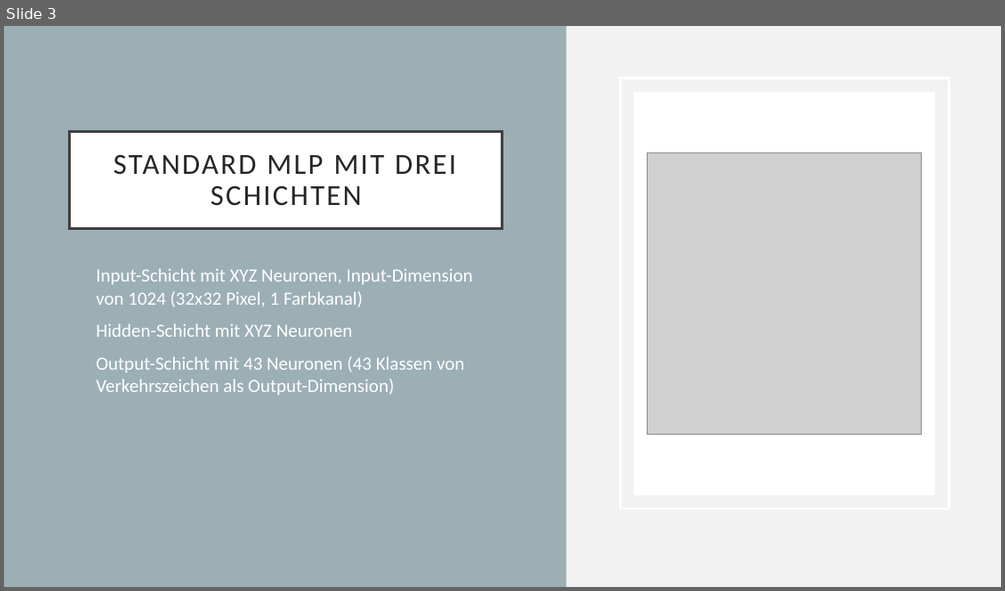
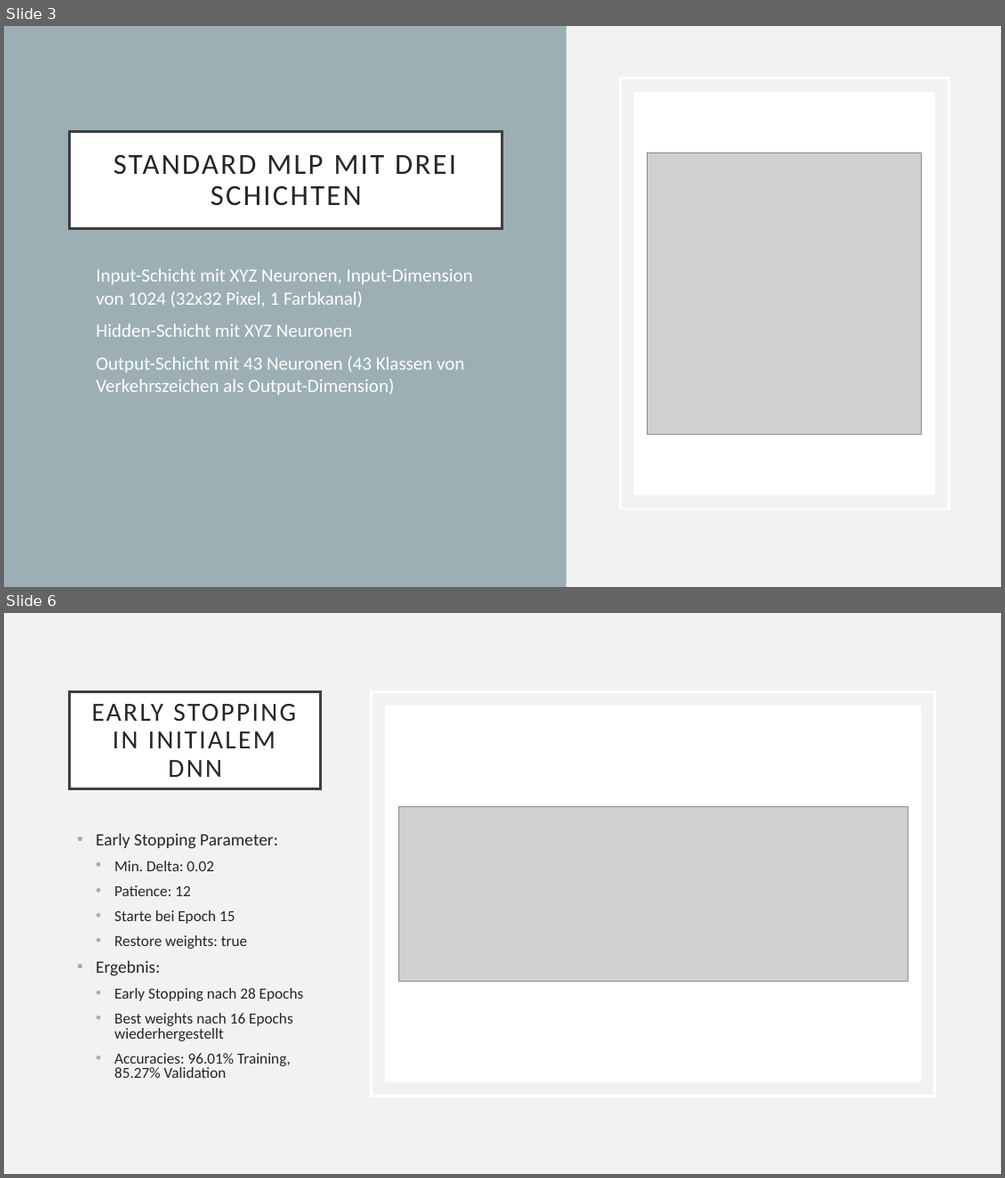
Before and after one commit to nmaaiken/neuro_modularbeit, a slide deck: Folien_Modularbeit.pptx. Shown one above the other, each under a label of ours: slide 3 before the commit, slides 3 and 6 after it; the slides between them are not shown. The pictures are 1005x591 and 1005x1178 pixels, drawn with LibreOffice and Linux fonts; fonts in the diff are those of the drawing; grey boxes stand for pictures. Boxes give left, top, right and bottom in pixels: in the first picture for what was removed or moved away, otherwise in the second. Text is boxed around its words. In the diff, an @@ line names an element or a change of style, - is before the commit and + after.

```diff
--- a/Folien_Modularbeit.pptx
+++ b/Folien_Modularbeit.pptx
@@ slide 6 added at (x1=4, y1=613, x2=1001, y2=1174), background #F2F2F2 @@
@@ title added at (x1=70, y1=691, x2=320, y2=788), fill #FFFFFF, outline #404040 2.5 pt, 25.2 pt, text #262626 @@
+EARLY STOPPING IN INITIALEM DNN
@@ rectangle added at (x1=372, y1=691, x2=934, y2=1095), outline #FFFFFF 2.5 pt @@
@@ rectangle added at (x1=385, y1=705, x2=921, y2=1082), fill #FFFFFF @@
@@ picture added at (x1=398, y1=807, x2=907, y2=981) @@
@@ text added at (x1=96, y1=833, x2=304, y2=1078), 14.8 pt, text #262626 @@
+• Early Stopping Parameter:
+  • Min. Delta: 0.02
+  • Patience: 12
+  • Starte bei Epoch 15
+  • Restore weights: true
+• Ergebnis:
+  • Early Stopping nach 28 Epochs
+  • Best weights nach 16 Epochs wiederhergestellt
+  • Accuracies: 96.01% Training, 85.27% Validation
```
Also in this commit, not shown: 5 other slides added, 18 other files.
